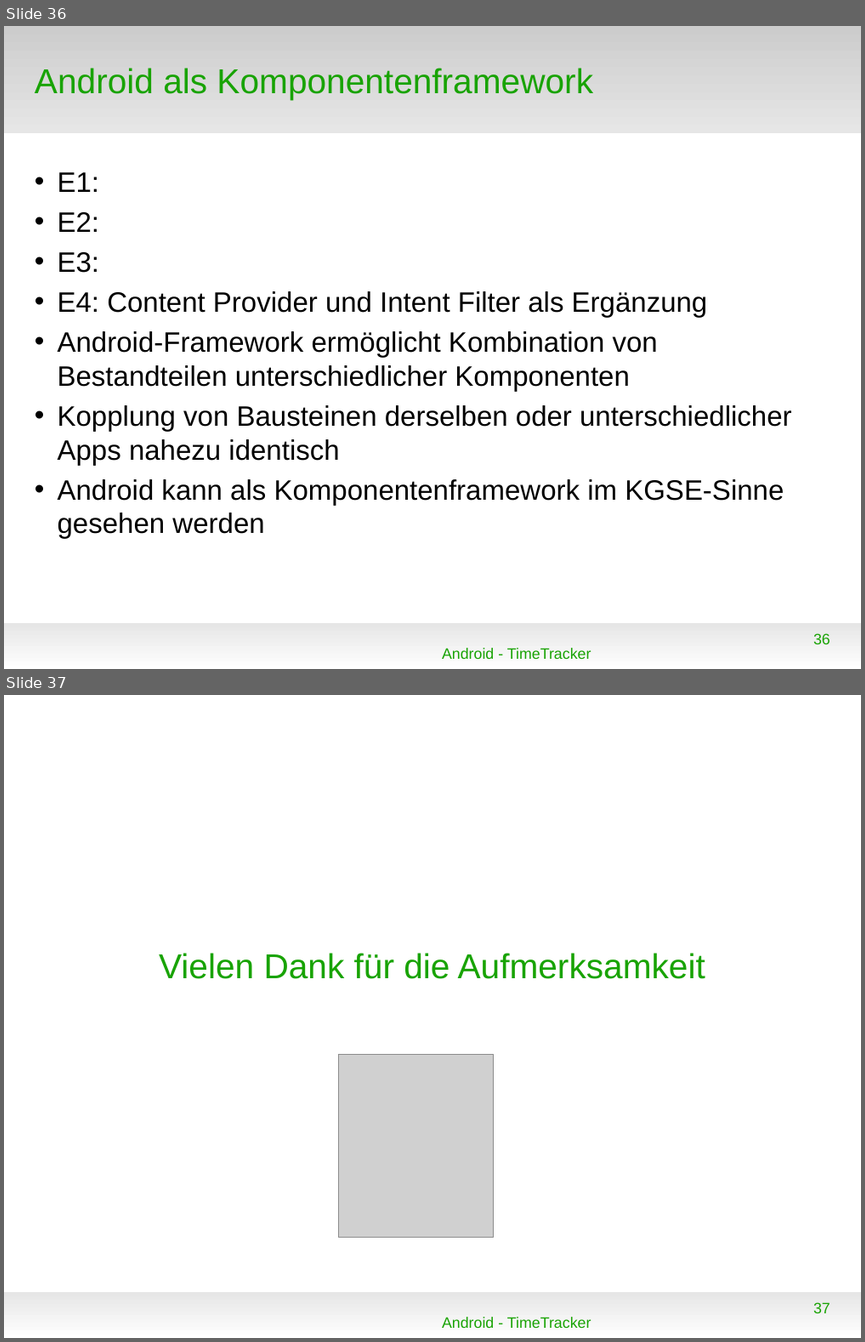
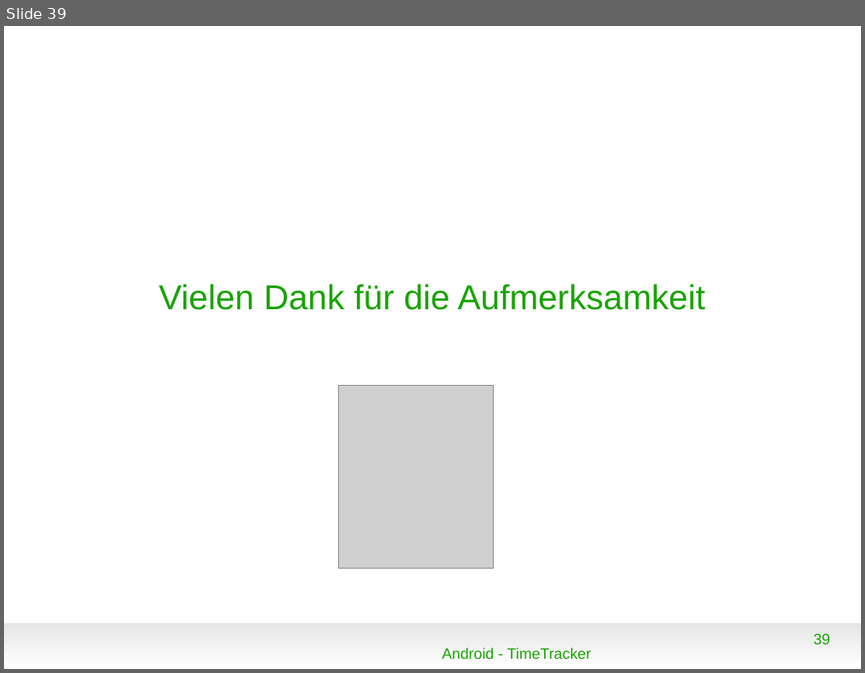
Before and after one commit to floriandrs/presentation, a slide deck: vortrag.odp. Shown one above the other, each under a label of ours: slides 36 and 37 before the commit, slide 39 after it. The pictures are 865x1342 and 865x673 pixels, drawn with LibreOffice and Linux fonts; fonts in the diff are those of the drawing; grey boxes stand for pictures; background and template pictures are left out. Boxes give left, top, right and bottom in pixels: in the first picture for what was removed or moved away, otherwise in the second. Text is boxed around its words. In the diff, an @@ line names an element or a change of style, - is before the commit and + after.

```diff
--- a/vortrag.odp
+++ b/vortrag.odp
@@ slide 36 removed at [4, 26, 861, 669], background #FFFFFF; not listed: 1 template element that a slide beside it also shows @@
@@ rectangle removed at [4, 26, 861, 133] @@
@@ title removed at [35, 68, 593, 99] @@
-Android als Komponentenframework
@@ text removed at [58, 172, 792, 539] @@
-• E1:
-• E2:
-• E3:
-• E4: Content Provider und Intent Filter als Ergänzung
-• Android-Framework ermöglicht Kombination von Bestandteilen unterschiedlicher Komponenten
-• Kopplung von Bausteinen derselben oder unterschiedlicher Apps nahezu identisch
-• Android kann als Komponentenframework im KGSE-Sinne gesehen werden
@@ page number removed at [813, 633, 830, 644] @@
-36
@@ text removed at [442, 647, 591, 658] @@
-Android - TimeTracker
@@ what was slide 37 is now slide 39 @@
@@ page number at [813, 633, 830, 644]: text changed @@
-37
+39
```
Also in this commit, not shown: 10 slides changed, 3 slides added, 7 other files.
